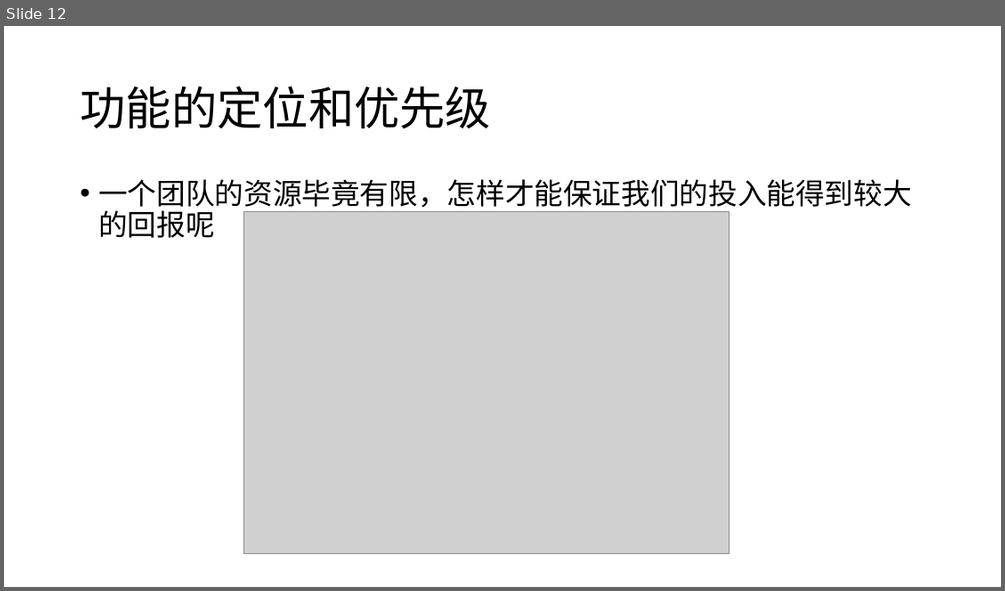
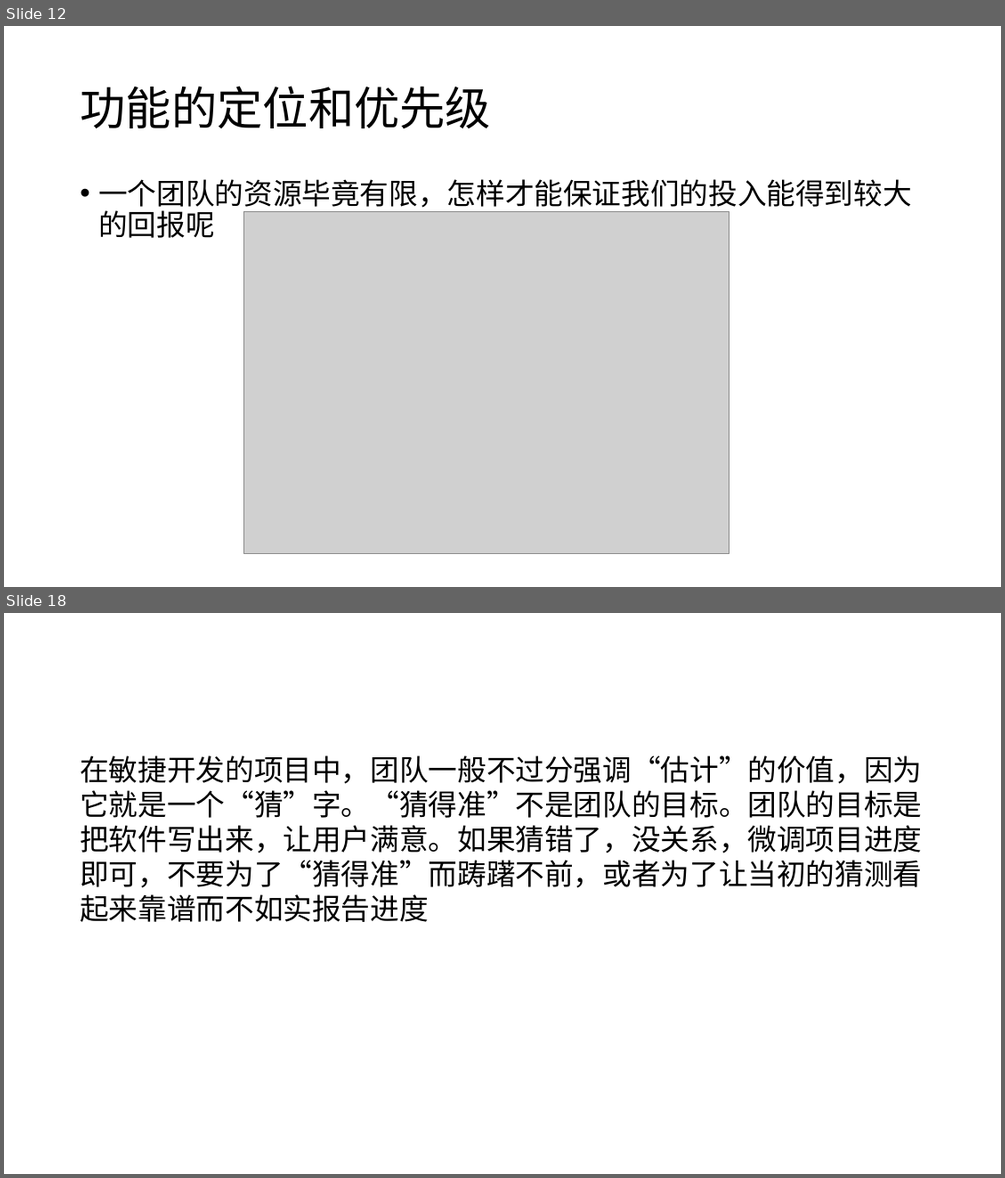
Before and after one commit to fzp1993/fzp19930803, a slide deck: 第八章.pptx. Shown one above the other, each under a label of ours: slide 12 before the commit, slides 12 and 18 after it; the slides between them are not shown. The pictures are 1005x591 and 1005x1178 pixels, drawn with LibreOffice and Linux fonts; fonts in the diff are those of the drawing; grey boxes stand for pictures. Boxes give left, top, right and bottom in pixels: in the first picture for what was removed or moved away, otherwise in the second. Text is boxed around its words. In the diff, an @@ line names an element or a change of style, - is before the commit and + after.

```diff
--- a/第八章.pptx
+++ b/第八章.pptx
@@ slide 18 added at [4,613,1001,1174], background #FFFFFF @@
@@ text added at [80,755,922,922], 28 pt, text #000000 @@
+在敏捷开发的项目中，团队一般不过分强调“估计”的价值，因为它就是一个“猜”字。“猜得准”不是团队的目标。团队的目标是把软件写出来，让用户满意。如果猜错了，没关系，微调项目进度即可，不要为了“猜得准”而踌躇不前，或者为了让当初的猜测看起来靠谱而不如实报告进度
```
Also in this commit, not shown: 7 other slides added.
